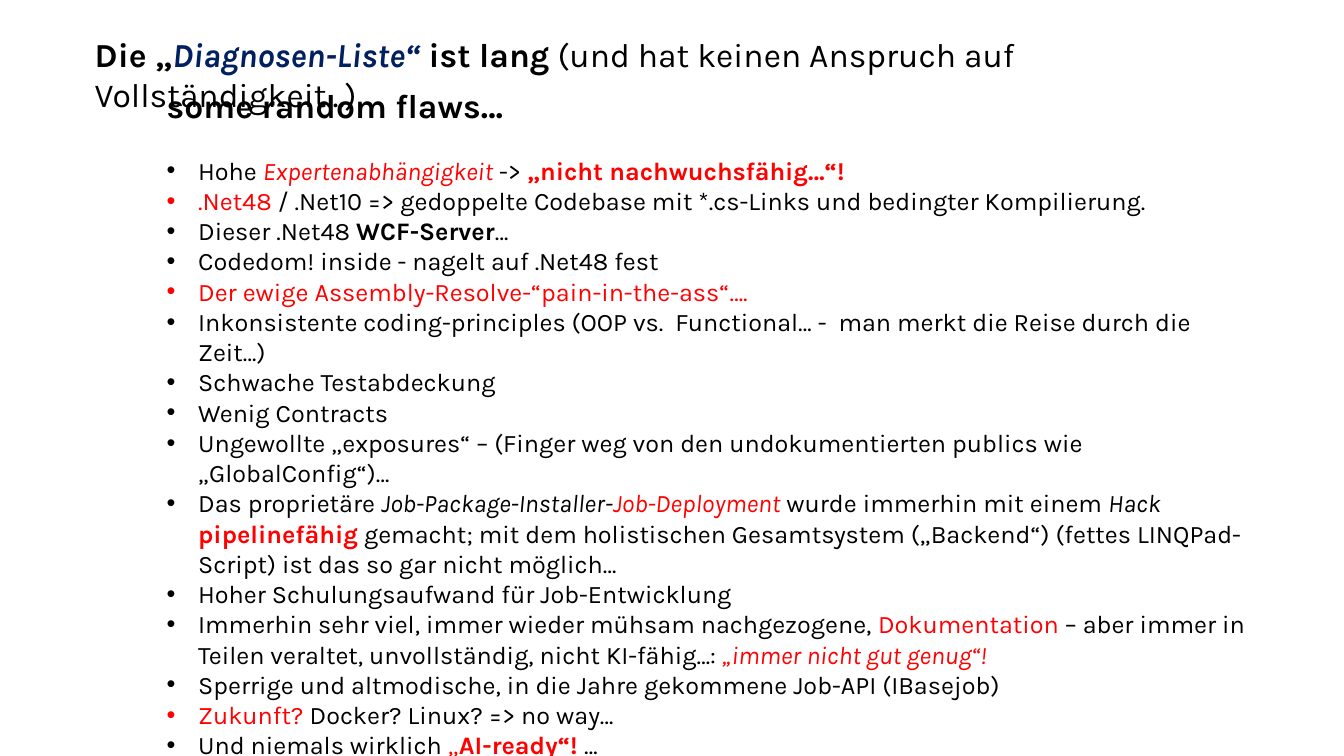
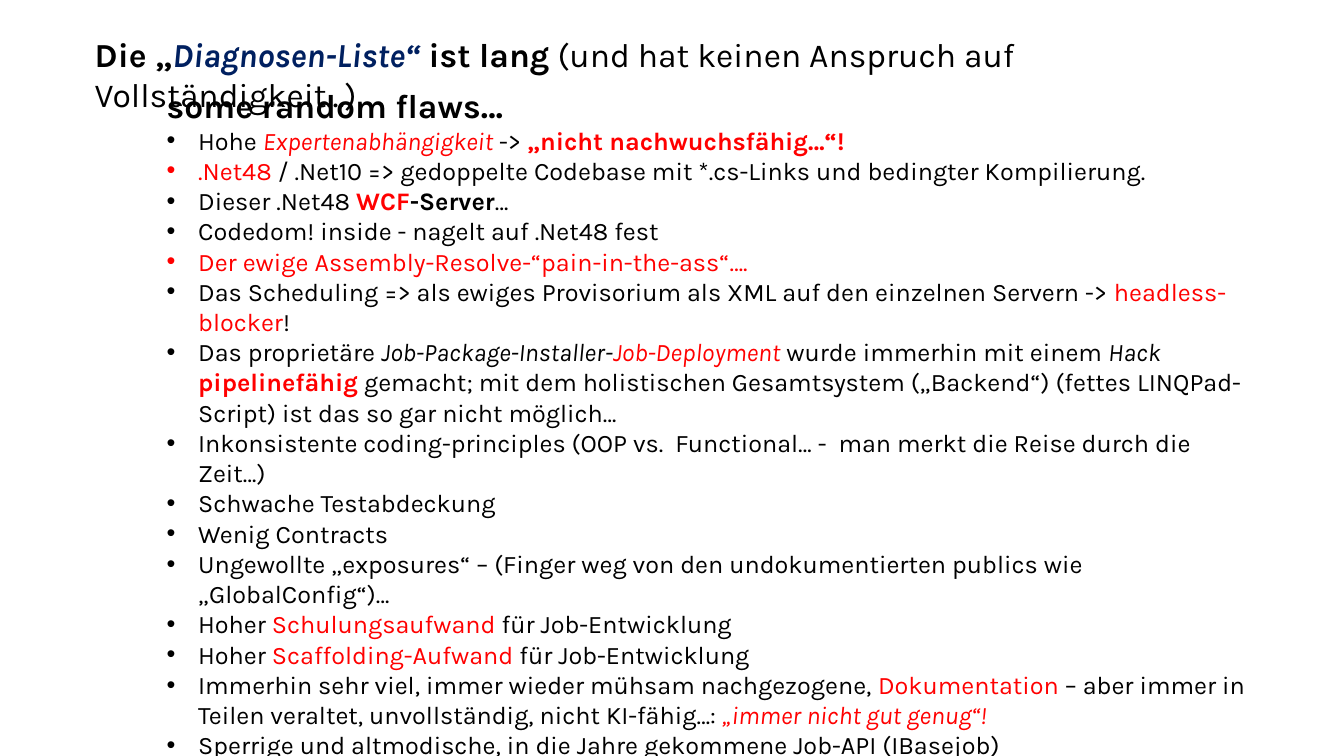
Before and after one commit to ckluth/josyn-platform, a slide deck: slide 2 of josyn-intro.pptx. Drawn at 1344x756 pixels with LibreOffice and Linux fonts; fonts in the diff are those of the drawing. Boxes give left, top, right and bottom in pixels: in the first picture for what was removed or moved away, otherwise in the second. Text is boxed around its words. In the diff, an @@ line names an element or a change of style, - is before the commit and + after.

```diff
--- a/josyn-intro.pptx
+++ b/josyn-intro.pptx
@@ text at [198, 192, 732, 640]: text colour #000000 to #FF0000 in "WCF-Server…", "Schulungsaufwand" @@
@@ text at [198, 283, 1241, 428]: paragraphs added @@
+• Das Scheduling => als ewiges Provisorium als XML auf den einzelnen Servern -> headless-blocker!
+• Das proprietäre Job-Package-Installer-Job-Deployment wurde immerhin mit einem Hack pipelinefähig gemacht; mit dem holistischen Gesamtsystem („Backend“) (fettes LINQPad-Script) ist das so gar nicht möglich…
@@ text at [198, 494, 1241, 579]: paragraph removed @@
-• Das proprietäre Job-Package-Installer-Job-Deployment wurde immerhin mit einem Hack pipelinefähig gemacht; mit dem holistischen Gesamtsystem („Backend“) (fettes LINQPad-Script) ist das so gar nicht möglich…
@@ text at [198, 646, 749, 670]: paragraph added @@
+• Hoher Scaffolding-Aufwand für Job-Entwicklung
```
Also in this commit, not shown: 4 other slides changed, 2 slides removed, 5 other files.
